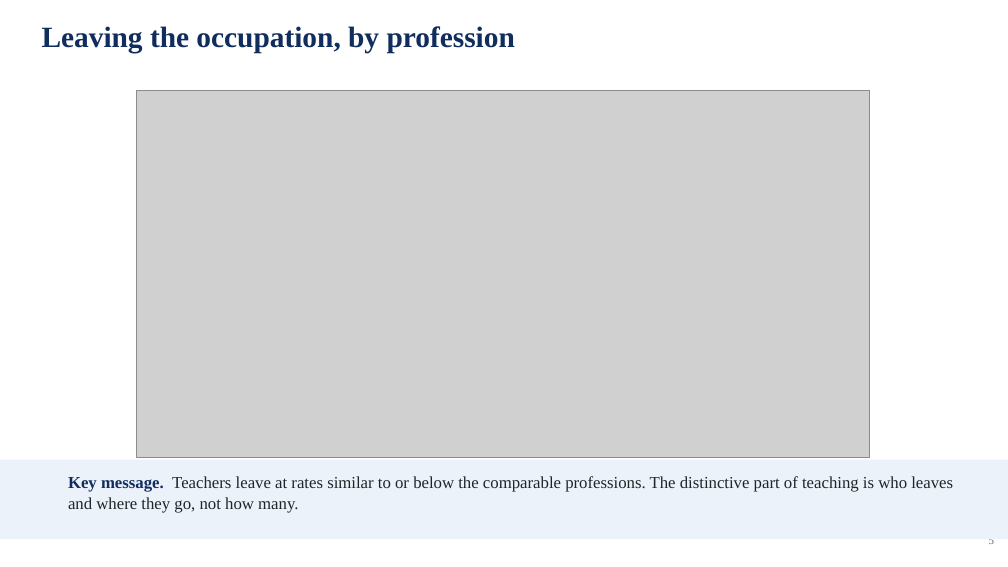
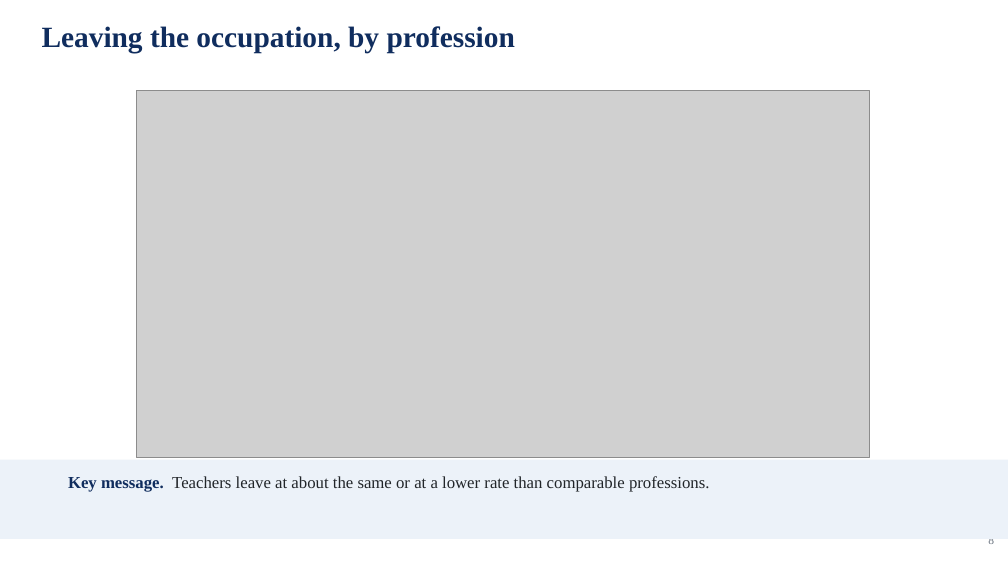
Before and after one commit to jedr1-ship-it/Alternative-Pathways----Quant, a slide deck: slide 8 of report/data_cluster/Proyect_US_policy.pptx (slide 5 before the commit). Drawn at 1008x567 pixels with LibreOffice and Linux fonts; fonts in the diff are those of the drawing; grey boxes stand for pictures. Boxes give left, top, right and bottom in pixels: in the first picture for what was removed or moved away, otherwise in the second. Text is boxed around its words. In the diff, an @@ line names an element or a change of style, - is before the commit and + after.

```diff
--- a/report/data_cluster/Proyect_US_policy.pptx
+++ b/report/data_cluster/Proyect_US_policy.pptx
@@ text at bbox=[68, 476, 709, 492]: text changed @@
-Key message. Teachers leave at rates similar to or below the comparable professions. The distinctive part of teaching is who leaves and where they go, not how many.
+Key message. Teachers leave at about the same or at a lower rate than comparable professions.
```
Also in this commit, not shown: 13 other slides changed, 11 slides added, 4 slides removed, 1 other file.
